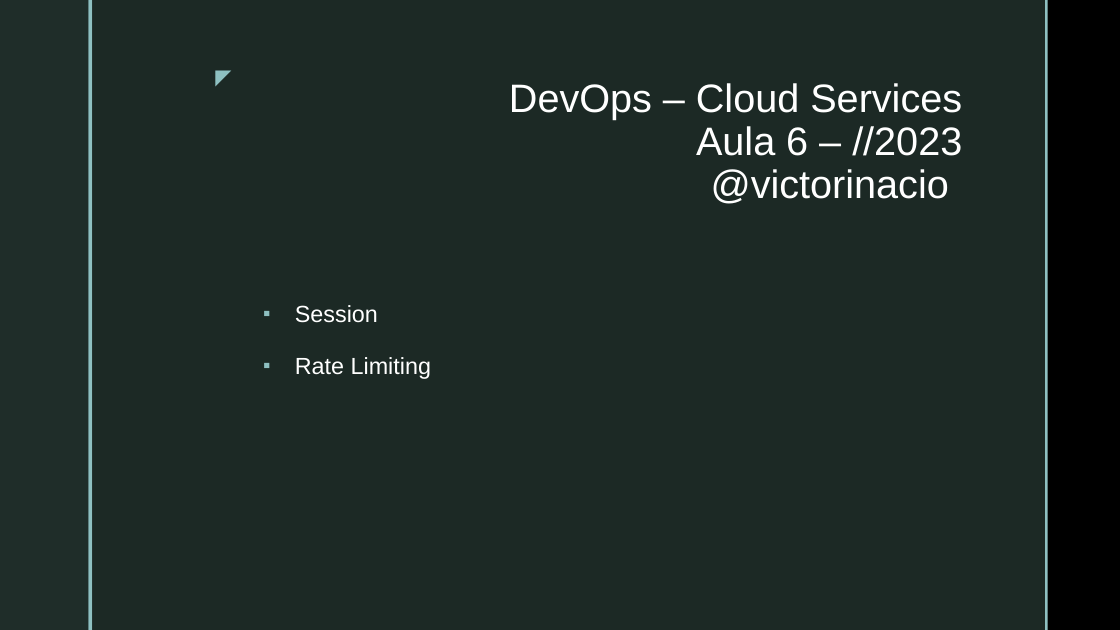
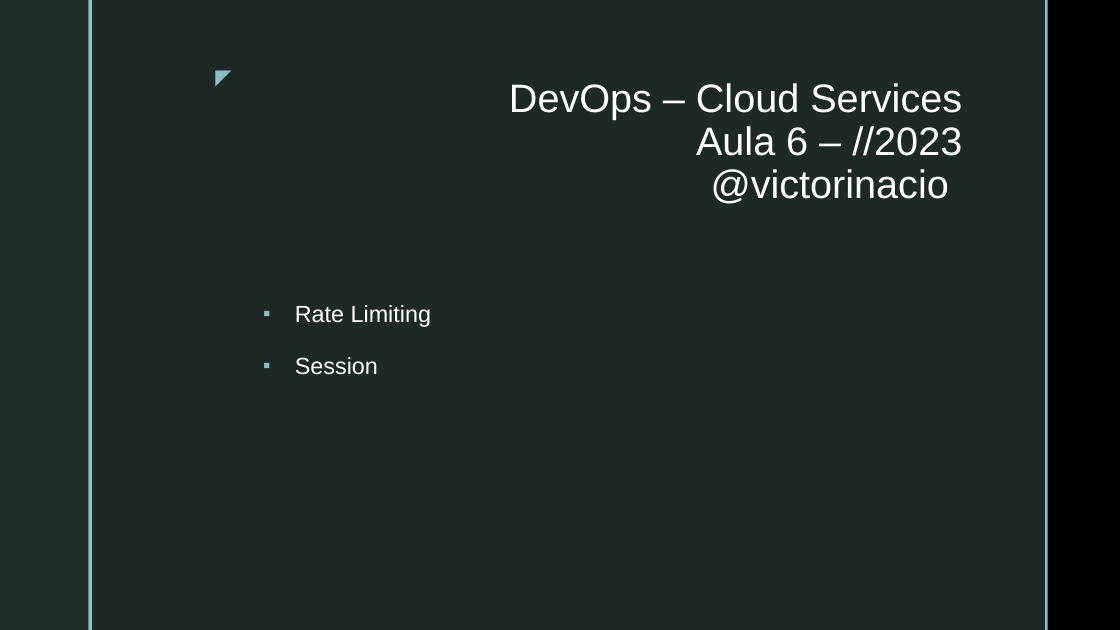
Before and after one commit to VictorInacio/curso-clojure-mybank, a slide deck: slide 26 of doc/NUBOOT-MOD4-DEVOPS-SERVICES.pptx. Drawn at 1120x630 pixels with LibreOffice and Linux fonts; fonts in the diff are those of the drawing; background and template pictures are left out. Boxes give left, top, right and bottom in pixels: in the first picture for what was removed or moved away, otherwise in the second. Text is boxed around its words. In the diff, an @@ line names an element or a change of style, - is before the commit and + after.

Commit message:
Aula 7 - Deps and minio client

```diff
--- a/doc/NUBOOT-MOD4-DEVOPS-SERVICES.pptx
+++ b/doc/NUBOOT-MOD4-DEVOPS-SERVICES.pptx
@@ text at (295, 305, 431, 327): paragraph added @@
+▪ Rate Limiting
@@ text at (295, 357, 431, 379): paragraph removed @@
-▪ Rate Limiting
```
Also in this commit, not shown: 6 slides added, 2 other files.
